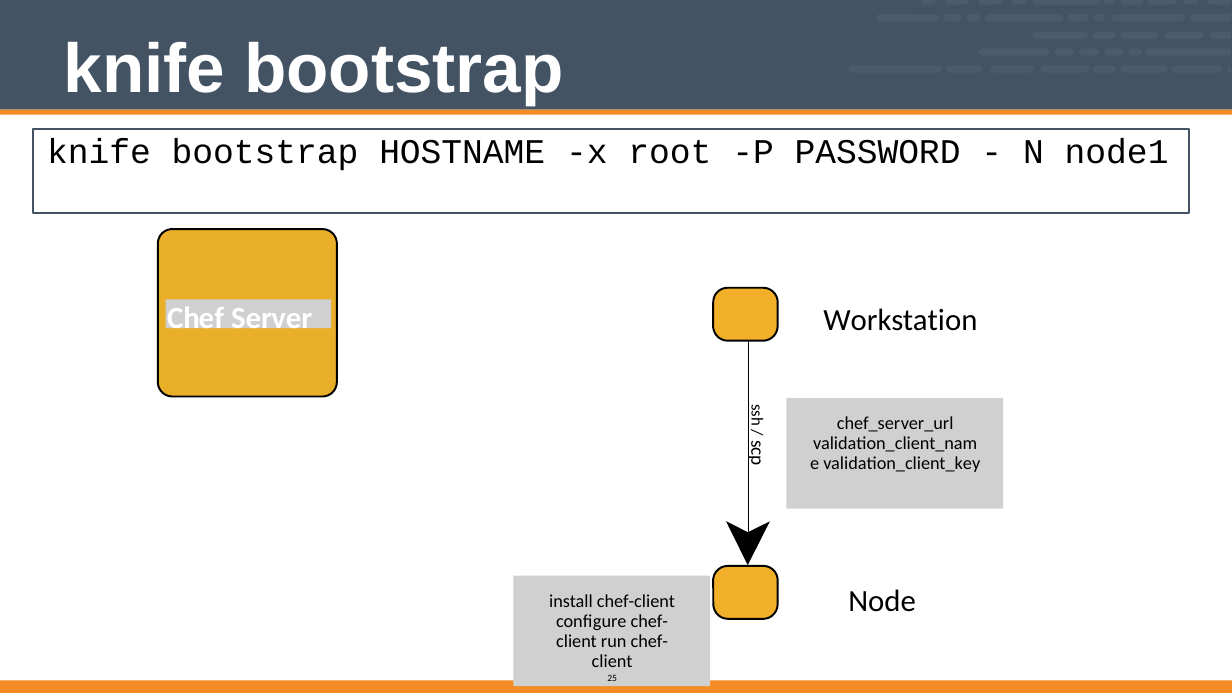
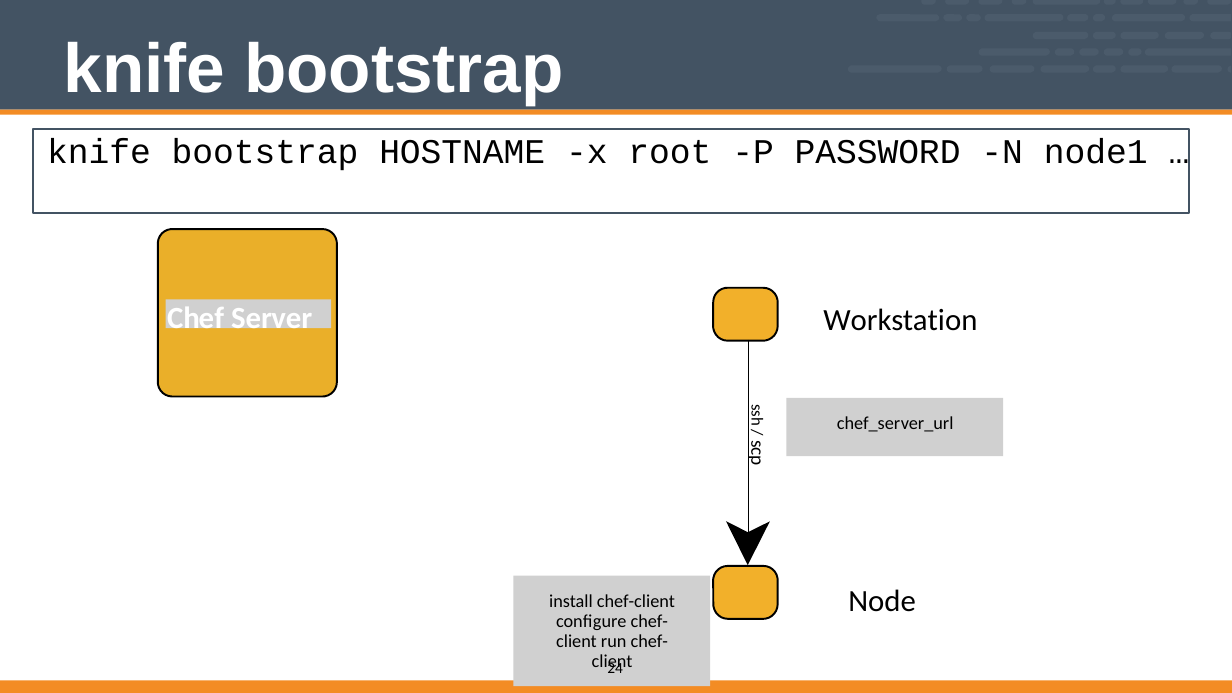
Before and after one commit to vinyar/chef-intermediate, a slide deck: slide 24 of Modules/02-Chef_Intermediate.pptx (slide 25 before the commit). Drawn at 1232x693 pixels with LibreOffice and Linux fonts; fonts in the diff are those of the drawing; grey boxes stand for pictures. Boxes give left, top, right and bottom in pixels: in the first picture for what was removed or moved away, otherwise in the second. Text is boxed around its words. In the diff, an @@ line names an element or a change of style, - is before the commit and + after.

```diff
--- a/Modules/02-Chef_Intermediate.pptx
+++ b/Modules/02-Chef_Intermediate.pptx
@@ text in rectangle at [47,138,1148,171]: text changed @@
-knife bootstrap HOSTNAME -x root -P PASSWORD - N node1
+knife bootstrap HOSTNAME -x root -P PASSWORD -N node1 …
@@ picture: place and size @@
-picture at [786,398,1003,509]
+picture at [786,398,1003,456]
@@ text at [837,416,954,432]: text changed @@
-chef_server_url validation_client_name validation_client_key
+chef_server_url
@@ page number at [607,660,623,673]: text changed; size 10 to 16 pt @@
-25
+24
```
Also in this commit, not shown: 22 other slides changed, 2 slides added, 3 slides removed.
